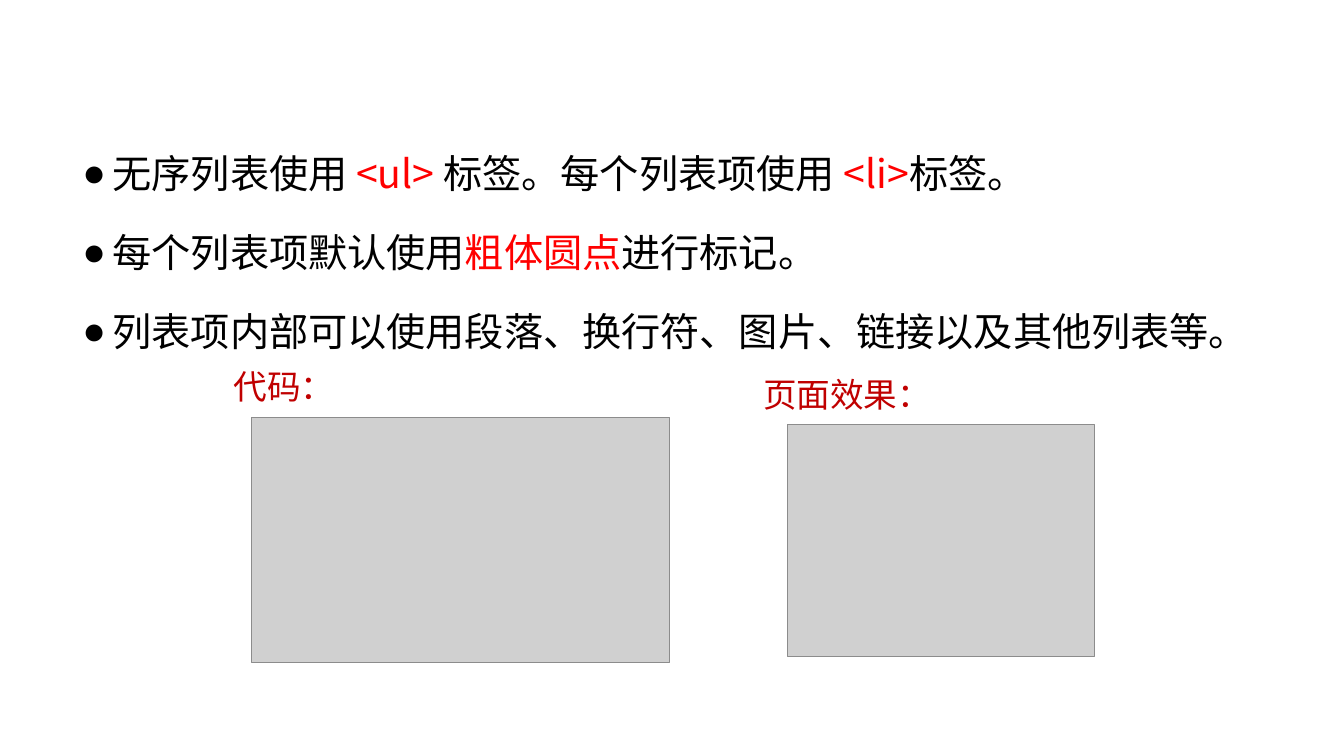
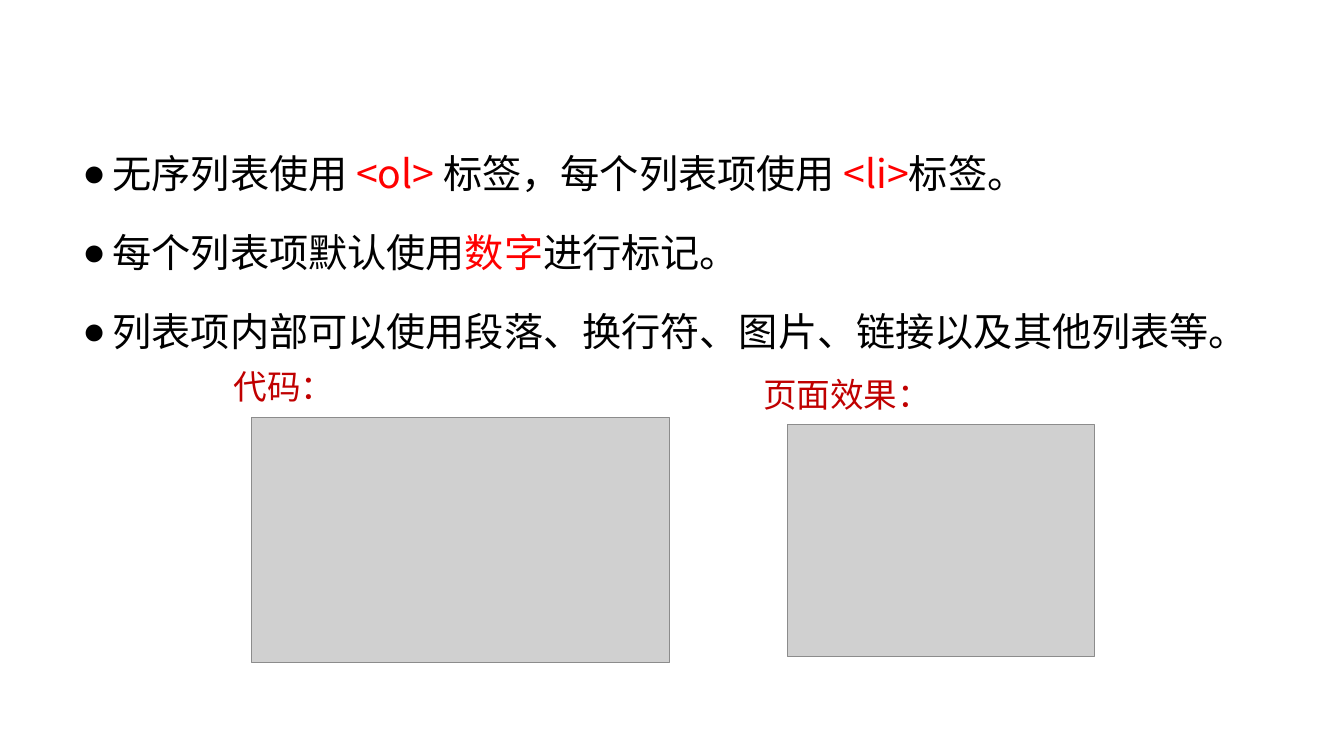
Before and after one commit to liujinmenghaoren/course-web1, a slide deck: slide 39 of materials/slides/ch02-htmlBasic1.pptx. Drawn at 1344x756 pixels with LibreOffice and Linux fonts; fonts in the diff are those of the drawing; grey boxes stand for pictures; background and template pictures are left out. Boxes give left, top, right and bottom in pixels: in the first picture for what was removed or moved away, otherwise in the second. Text is boxed around its words. In the diff, an @@ line names an element or a change of style, - is before the commit and + after.

```diff
--- a/materials/slides/ch02-htmlBasic1.pptx
+++ b/materials/slides/ch02-htmlBasic1.pptx
@@ text at [113, 155, 1027, 271]: text changed @@
-● 无序列表使用 <ul> 标签。每个列表项使用 <li>标签。
-● 每个列表项默认使用粗体圆点进行标记。
+● 无序列表使用 <ol> 标签，每个列表项使用 <li>标签。
+● 每个列表项默认使用数字进行标记。
```
Also in this commit, not shown: 15 other slides changed, 3 other files.
